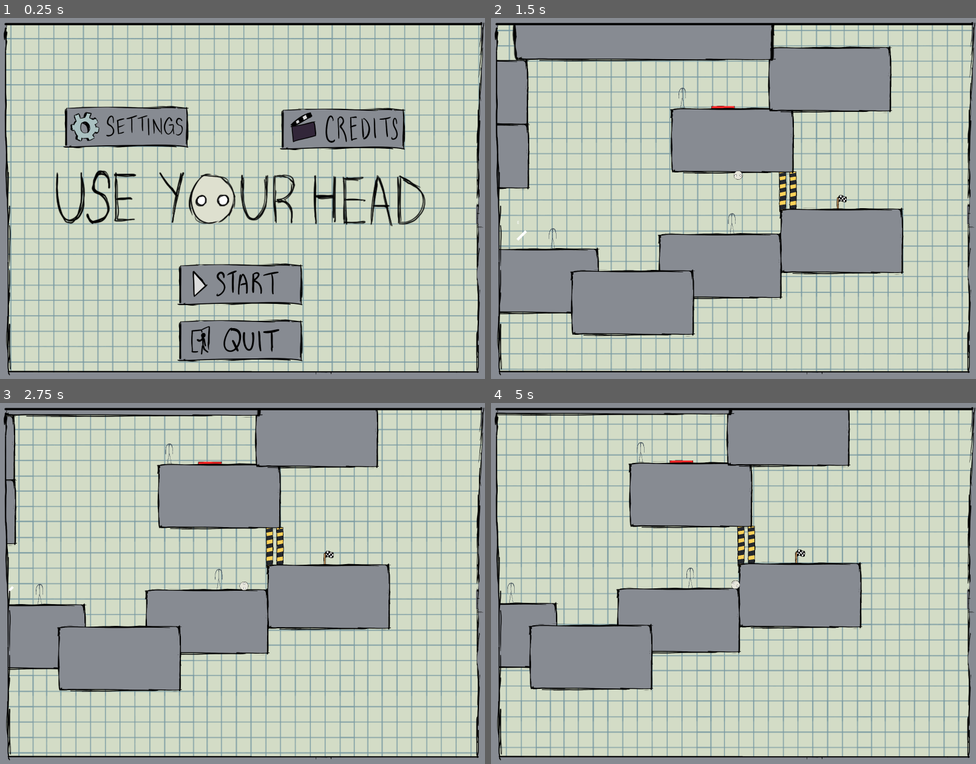
Above: before the commit, frames 1-4 (two rows, left to right).
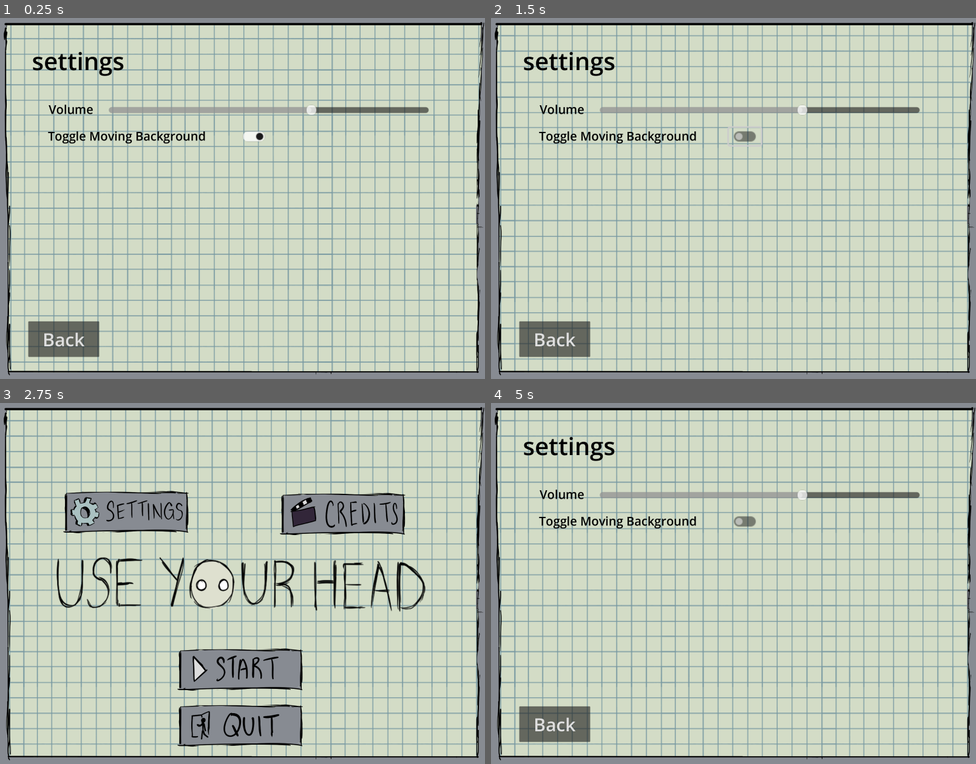
Above: after the commit, the same moments.

Repository: Indigo-Hawk/UBGJ-Project
Game: Godot game, scene res://Components/UI/main_menu.tscn
The game is run twice, just before and just after one commit, with the same random seed, the same clock (stepped at 60 frames per second) and the same inputs.
Inputs (mouse positions are in pixels of both pictures, inside the frame that each line leads up to):
- Up to frame 1 (0.25 s): no input
- Up to frame 2 (1.5 s): click (728, 285) at 0.52 s; click (743, 137) at 1.27 s
- Up to frame 3 (2.75 s): click (63, 724) at 2 s, where only the run after the commit has a clickable "Back"
- Up to frame 4 (5 s): click (617, 511) at 2.77 s; move the mouse to (840, 565) at 3.52 s; hold D (RIGHT) from 3.53 s (still down); tap Space (ACTION) at 3.6 s; move the mouse to (636, 601) at 4.27 s; tap E (INTERACT) at 4.35 s

The runs differ from the first frame. In frame 1, 16% of the frame differs, in the area x 5-89%, y 9-96%; in frame 2, 52%; in frame 3, 53%, in the area x 1-100%, y 2-98%; in frame 4, 47%.

Commit message:
Setting and Credits updated, other minor changes

Diff:
--- a/Components/Head/head.gd
+++ b/Components/Head/head.gd
@@ -20,10 +20,9 @@
 	$Control.rotation = -rotation
 
 	if !isFree:
+		print("3")
 		return
 
-	if Input.is_action_just_pressed("DOWN"):
-		teleportTo(Vector2.ZERO)
 
 	var x = -Input.get_action_strength("LEFT") + Input.get_action_strength("RIGHT")
 	if x != 0:
@@ -39,6 +38,8 @@
 		$Timer.stop()
 		$Control/Label.visible = false
 
+
+
 func teleportTo(POS:Vector2) -> void:
 	teleporting = true
 	teleportingPos = POS
--- a/Components/UI/main_menu.gd
+++ b/Components/UI/main_menu.gd
@@ -15,7 +15,8 @@
 
 
 func _on_credits_button_up() -> void:
-	pass # Replace with function body.
+	$Main.visible = false
+	$Credits.visible = true
 
 
 func _on_settings_button_up() -> void:
@@ -41,3 +42,4 @@
 func _on_settings_back_pressed() -> void:
 	$Main.visible = true
 	$Settings.visible = false
+	$Credits.visible = false
--- a/Components/UI/main_menu.tscn
+++ b/Components/UI/main_menu.tscn
@@ -36,6 +36,7 @@
 [node name="MainCamera" parent="." instance=ExtResource("2_4h3tf")]
 
 [node name="Main" type="Control" parent="."]
+visible = false
 anchors_preset = 0
 offset_right = 40.0
 offset_bottom = 40.0
@@ -87,63 +88,111 @@
 frame_progress = 0.702407
 
 [node name="Settings" type="Control" parent="."]
+anchors_preset = 0
+offset_right = 40.0
+offset_bottom = 40.0
+
+[node name="Label" type="Label" parent="Settings"]
+self_modulate = Color(0, 0, 0, 1)
+layout_mode = 0
+offset_left = -866.0
+offset_top = -642.0
+offset_right = -485.0
+offset_bottom = -505.0
+theme_override_font_sizes/font_size = 100
+text = "settings"
+
+[node name="Label2" type="Label" parent="Settings"]
+self_modulate = Color(0, 0, 0, 1)
+layout_mode = 0
+offset_left = -797.0
+offset_top = -408.0
+offset_right = -613.0
+offset_bottom = -339.0
+theme_override_font_sizes/font_size = 50
+text = "Volume"
+
+[node name="Label3" type="Label" parent="Settings"]
+self_modulate = Color(0, 0, 0, 1)
+layout_mode = 0
+offset_left = -800.0
+offset_top = -298.0
+offset_right = -150.0
+offset_bottom = -229.0
+theme_override_font_sizes/font_size = 50
+text = "Toggle Moving Background"
+
+[node name="HSlider" type="HSlider" parent="Settings"]
+layout_mode = 0
+offset_left = -549.0
+offset_top = -394.0
+offset_right = -110.0
+offset_bottom = -378.0
+scale = Vector2(3, 3)
+min_value = -20.0
+max_value = 5.0
+step = 0.1
+value = -4.0
+
+[node name="CheckButton" type="CheckButton" parent="Settings"]
+layout_mode = 0
+offset_left = -18.0
+offset_top = -297.0
+offset_right = 26.0
+offset_bottom = -273.0
+scale = Vector2(3, 3)
+button_pressed = true
+
+[node name="SettingsBack" type="Button" parent="Settings"]
+layout_mode = 0
+offset_left = -881.0
+offset_top = 502.0
+offset_right = -589.0
+offset_bottom = 649.0
+theme_override_font_sizes/font_size = 75
+text = "Back
+"
+
+[node name="Credits" type="Control" parent="."]
 visible = false
 anchors_preset = 0
 offset_right = 40.0
 offset_bottom = 40.0
 
-[node name="Label" type="Label" parent="Settings"]
-self_modulate = Color(0, 0, 0, 1)
-layout_mode = 0
-offset_left = -562.0
-offset_top = -437.0
-offset_right = -501.0
-offset_bottom = -414.0
-text = "settings"
-
-[node name="Label2" type="Label" parent="Settings"]
-self_modulate = Color(0, 0, 0, 1)
-layout_mode = 0
-offset_left = -575.0
-offset_top = -384.0
-offset_right = -514.0
-offset_bottom = -361.0
-text = "Volume"
-
-[node name="Label3" type="Label" parent="Settings"]
-self_modulate = Color(0, 0, 0, 1)
-layout_mode = 0
-offset_left = -653.0
-offset_top = -300.0
-offset_right = -444.0
-offset_bottom = -277.0
-text = "Toggle Moving Background"
-
-[node name="HSlider" type="HSlider" parent="Settings"]
-layout_mode = 0
-offset_left = -496.0
-offset_top = -382.0
-offset_right = 206.0
-offset_bottom = -366.0
-min_value = -20.0
-max_value = 5.0
-step = 0.1
-value = -4.0
-
-[node name="CheckButton" type="CheckButton" parent="Settings"]
-layout_mode = 0
-offset_left = -377.0
-offset_top = -300.0
-offset_right = -333.0
-offset_bottom = -276.0
-button_pressed = true
-
-[node name="SettingsBack" type="Button" parent="Settings"]
-layout_mode = 0
-offset_left = -664.0
-offset_top = -208.0
-offset_right = -372.0
-offset_bottom = -61.0
+[node name="Label" type="Label" parent="Credits"]
+self_modulate = Color(0, 0, 0, 1)
+layout_mode = 0
+offset_left = -853.0
+offset_top = -627.0
+offset_right = -511.0
+offset_bottom = -350.0
+theme_override_font_sizes/font_size = 100
+text = "Credits
+"
+
+[node name="Label2" type="Label" parent="Credits"]
+self_modulate = Color(0, 0, 0, 1)
+layout_mode = 0
+offset_left = -851.0
+offset_top = -379.0
+offset_right = -509.0
+offset_bottom = -102.0
+theme_override_font_sizes/font_size = 50
+text = "Art - Colin Dolan
+Programming - Indigo Hawk
+
+Music:
+Winning the race - https://opengameart.org/content/winning-the-race
+Bossa Nova - https://opengameart.org/content/bossa-nova
+"
+
+[node name="SettingsBack" type="Button" parent="Credits"]
+layout_mode = 0
+offset_left = -864.0
+offset_top = 497.0
+offset_right = -572.0
+offset_bottom = 644.0
+theme_override_font_sizes/font_size = 75
 text = "Back
 "
 
@@ -154,3 +203,4 @@
 [connection signal="value_changed" from="Settings/HSlider" to="." method="_on_h_slider_value_changed"]
 [connection signal="toggled" from="Settings/CheckButton" to="." method="_on_check_button_toggled"]
 [connection signal="pressed" from="Settings/SettingsBack" to="." method="_on_settings_back_pressed"]
+[connection signal="pressed" from="Credits/SettingsBack" to="." method="_on_settings_back_pressed"]
--- a/Levels/level_1.tscn
+++ b/Levels/level_1.tscn
@@ -127,6 +127,7 @@
 
 [node name="Block1" parent="Blocks" instance=ExtResource("3_rfktq")]
 position = Vector2(81, 512)
+rotation = -0.347896
 
 [node name="EndZone" parent="Blocks" instance=ExtResource("4_syshm")]
 position = Vector2(85, 1018)
